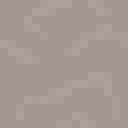
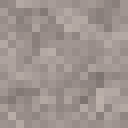
Before/after of a 128 x 128 layered artwork. What changed in the layer stack:
added group "d" with 2 layers above "l" over [0, 0, 128, 128]
added layer "d1 10" in group "d" over [0, 0, 128, 128]
moved "d 10" into group "d", painted on it over [0, 0, 128, 128]
added group "l" with 2 layers above "图层 1" over [0, 0, 128, 128]
added layer "l1 10" in group "l" over [0, 0, 128, 128]
moved "l 10" into group "l", painted on it over [0, 0, 128, 128]
